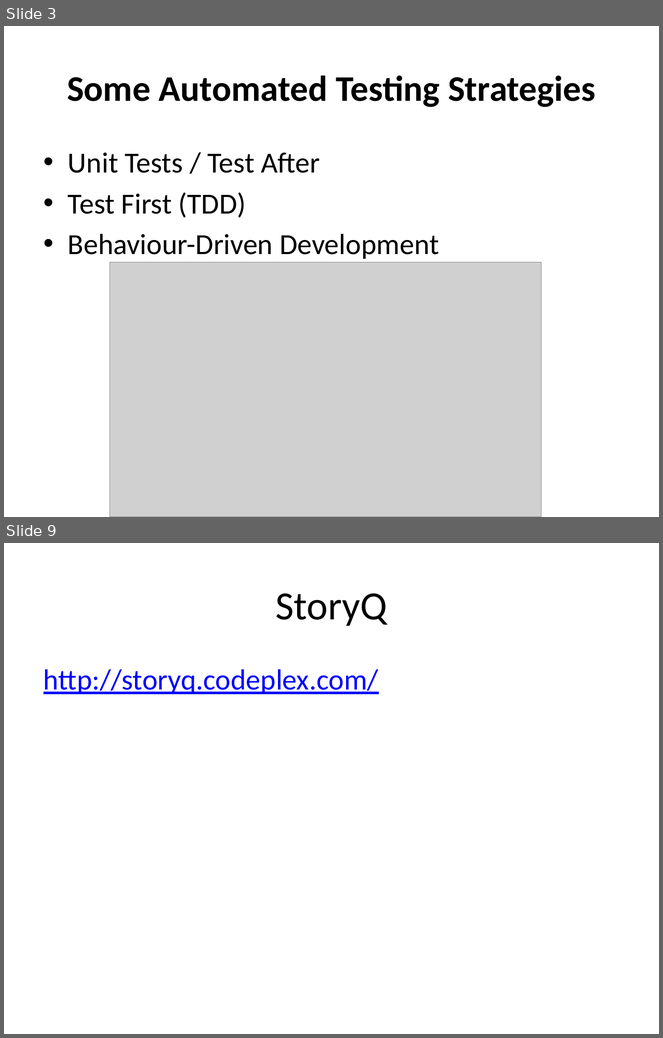
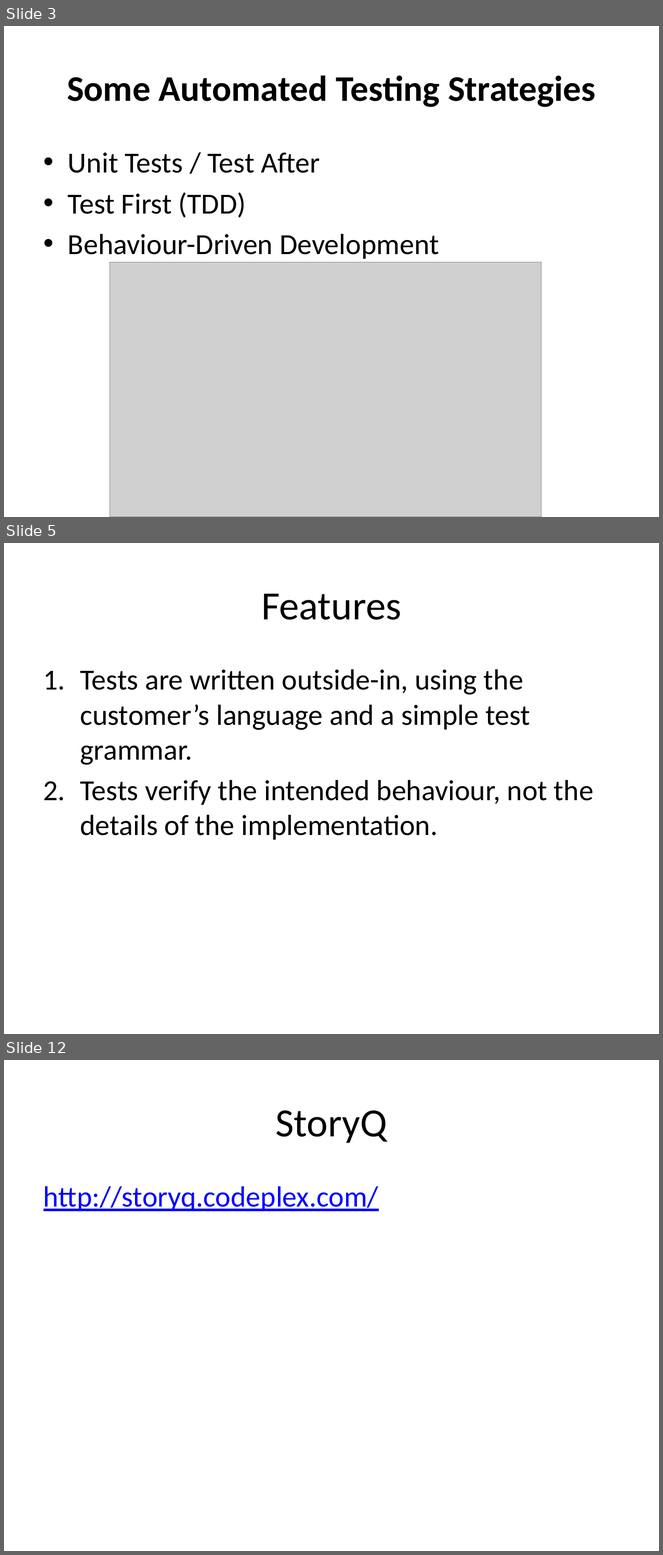
Before and after one commit to liammclennan/Liam-s-Presentations, a slide deck: storyq/Behaviour-Driven Development.pptx. Shown one above the other, each under a label of ours: slides 3 and 9 before the commit, slides 3, 5 and 12 after it; the slides between them are not shown. The pictures are 663x1038 and 663x1555 pixels, drawn with LibreOffice and Linux fonts; fonts in the diff are those of the drawing; grey boxes stand for pictures. Boxes give left, top, right and bottom in pixels: in the first picture for what was removed or moved away, otherwise in the second. Text is boxed around its words. In the diff, an @@ line names an element or a change of style, - is before the commit and + after.

```diff
--- a/storyq/Behaviour-Driven Development.pptx
+++ b/storyq/Behaviour-Driven Development.pptx
@@ slide 5 added at [4,543,659,1034], background #FFFFFF @@
@@ title added at [261,593,401,620], 44 pt, text #000000 @@
+Features
@@ text added at [80,669,594,840], 32 pt, text #000000 @@
+1. Tests are written outside-in, using the customer’s language and a simple test grammar.
+2. Tests verify the intended behaviour, not the details of the implementation.
@@ what was slide 9 is now slide 12 @@
```
Also in this commit, not shown: 6 slides changed, 3 other slides added.
